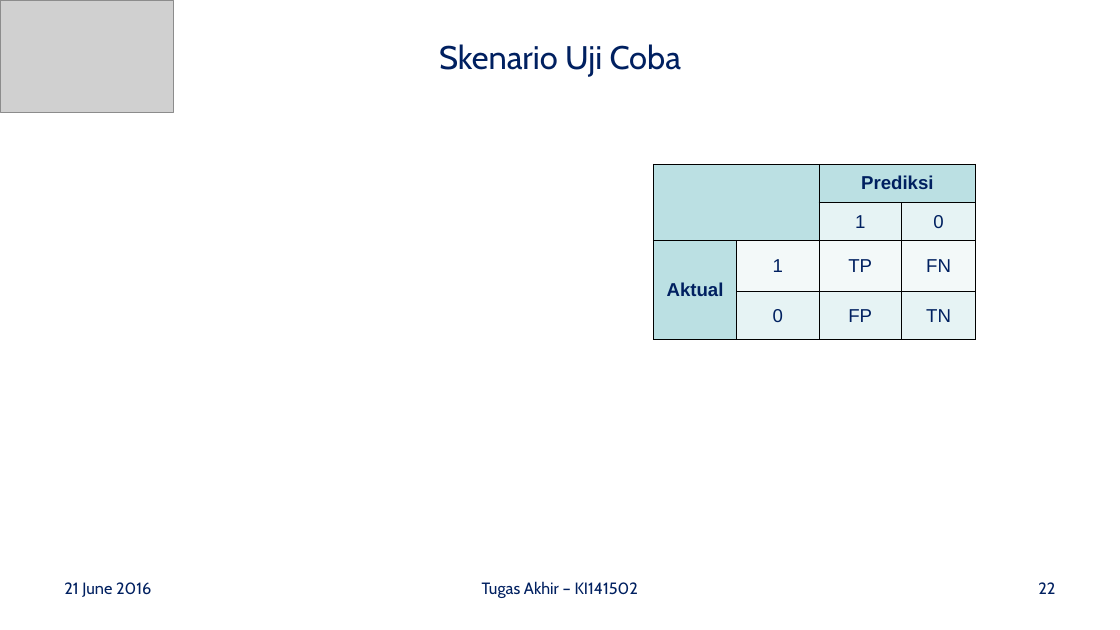
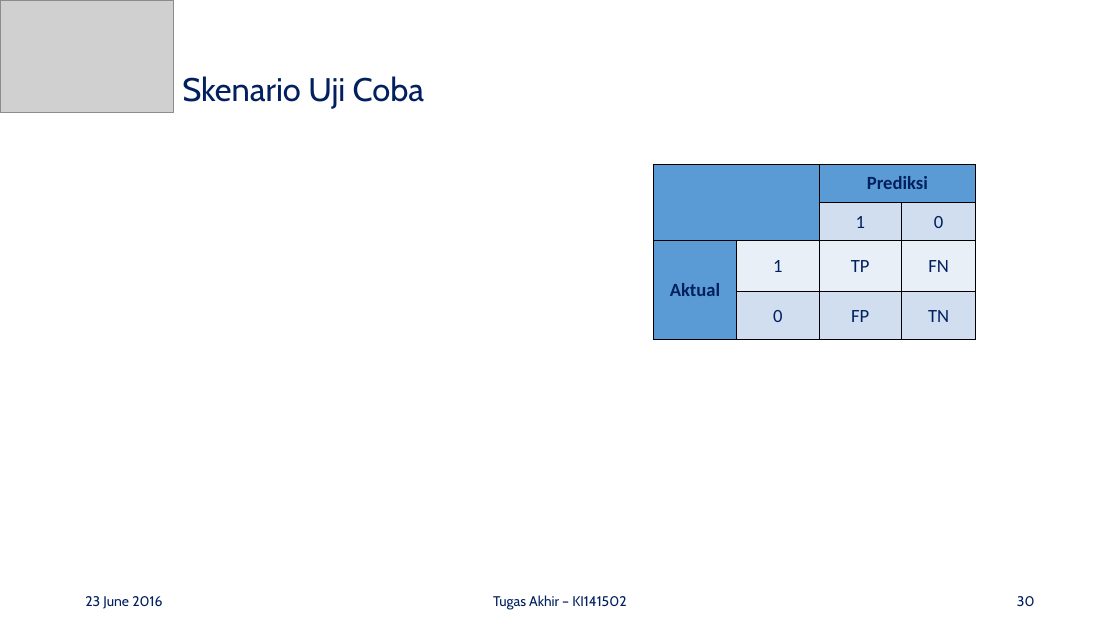
Before and after one commit to mustofa27/tugasAkhir, a slide deck: slide 30 of Bismillah Buku TA/Presentasi-TA_Ahmad-Mustofa_5112100100.pptx (slide 22 before the commit). Drawn at 1120x630 pixels with LibreOffice and Linux fonts; fonts in the diff are those of the drawing; grey boxes stand for pictures; background and template pictures are left out. Boxes give left, top, right and bottom in pixels: in the first picture for what was removed or moved away, otherwise in the second. Text is boxed around its words. In the diff, an @@ line names an element or a change of style, - is before the commit and + after.

```diff
--- a/Bismillah Buku TA/Presentasi-TA_Ahmad-Mustofa_5112100100.pptx
+++ b/Bismillah Buku TA/Presentasi-TA_Ahmad-Mustofa_5112100100.pptx
@@ title "Skenario Uji Coba": place and size @@
-title "Skenario Uji Coba" at [439, 44, 681, 77]
+title "Skenario Uji Coba" at [182, 76, 424, 109]
@@ title "Skenario Uji Coba" at [182, 76, 424, 109]: alignment centre to left; line spacing 1 to 0.9 @@
@@ table at [654, 165, 976, 340] @@
@@ fill #BBE0E3 to #5B9BD5 in 3 cells @@
@@ fill #E7F3F4 to #D2DEEF in 5 cells @@
@@ fill #F3F9FA to #EAEFF7 in 3 cells @@
@@ font Arial to Calibri @@
@@ text "23 June 2016" at [85, 596, 162, 609]: vertical alignment top to middle @@
@@ text at [85, 596, 162, 609]: text changed; size 14 to 12 pt @@
-21 June 2016
+23 June 2016
@@ text "Tugas Akhir – KI141502": place and size @@
-text "Tugas Akhir – KI141502" at [482, 581, 638, 598]
+text "Tugas Akhir – KI141502" at [493, 595, 626, 610]
@@ text "Tugas Akhir – KI141502" at [493, 595, 626, 610]: size 14 to 12 pt; vertical alignment top to middle @@
@@ page number at [1017, 596, 1035, 606]: vertical alignment top to middle @@
@@ page number at [1017, 596, 1035, 606]: text changed; size 14 to 12 pt @@
-22
+30
```
Also in this commit, not shown: 42 other slides changed, 16 slides added, 8 slides removed, 2 other files.
